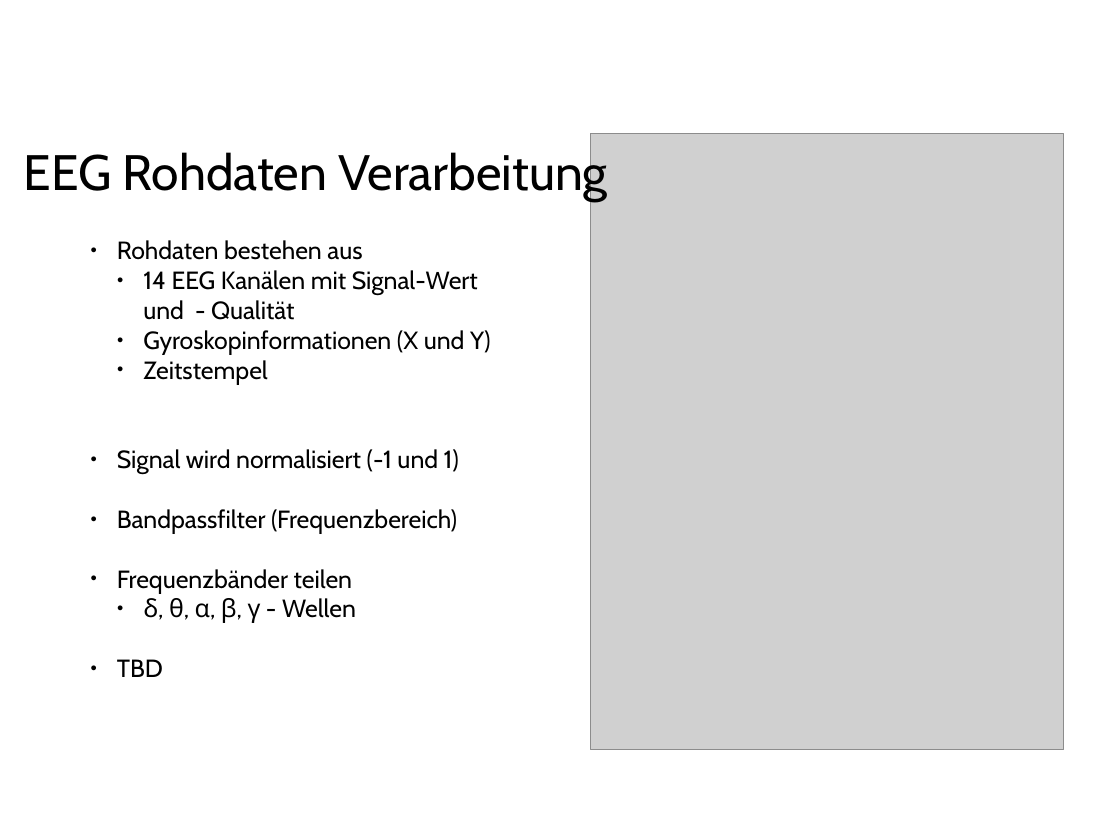
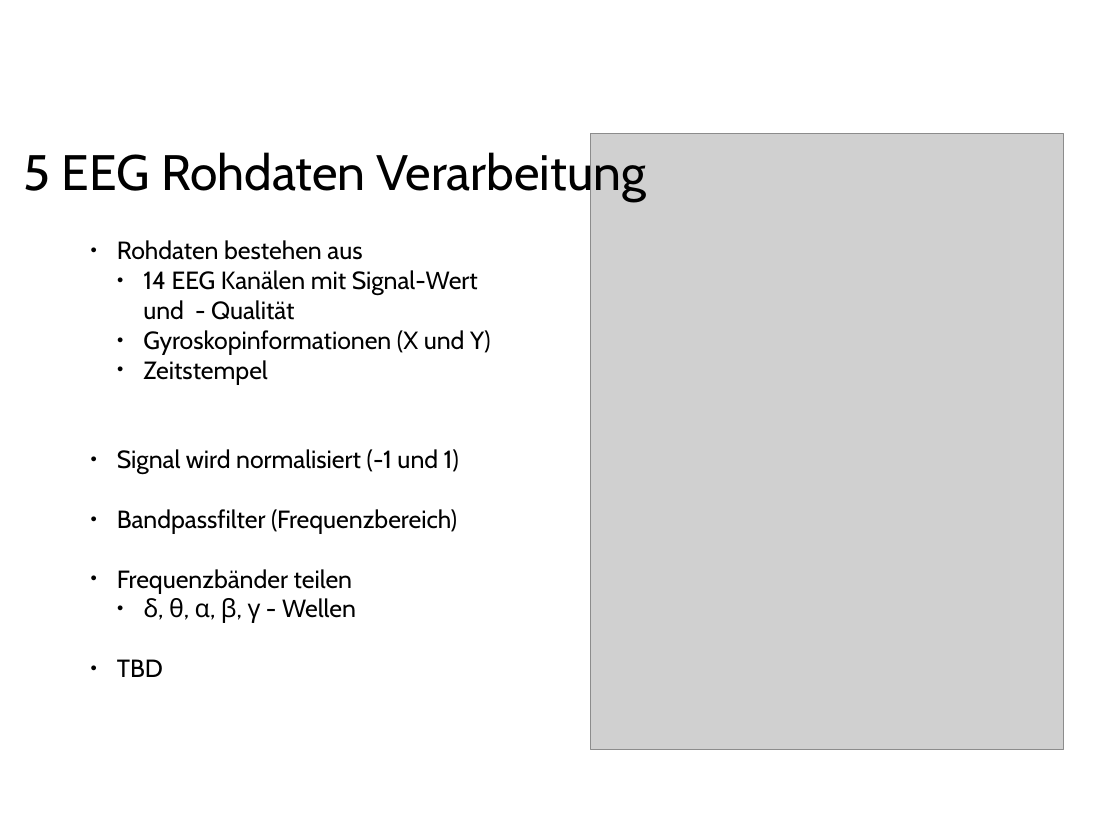
Before and after one commit to ppasler/current-adas, a slide deck: slide 12 of project/presentation/Praesentation_PoSDBoS_Pasler.odp. Drawn at 1120x840 pixels with LibreOffice and Linux fonts; fonts in the diff are those of the drawing; grey boxes stand for pictures; background and template pictures are left out. Boxes give left, top, right and bottom in pixels: in the first picture for what was removed or moved away, otherwise in the second. Text is boxed around its words. In the diff, an @@ line names an element or a change of style, - is before the commit and + after.

```diff
--- a/project/presentation/Praesentation_PoSDBoS_Pasler.odp
+++ b/project/presentation/Praesentation_PoSDBoS_Pasler.odp
@@ text at [24,148,646,200]: text changed @@
-EEG Rohdaten Verarbeitung
+5 EEG Rohdaten Verarbeitung
```
Also in this commit, not shown: 10 other slides changed, 8 slides added, 1 slide removed, 11 other files.
